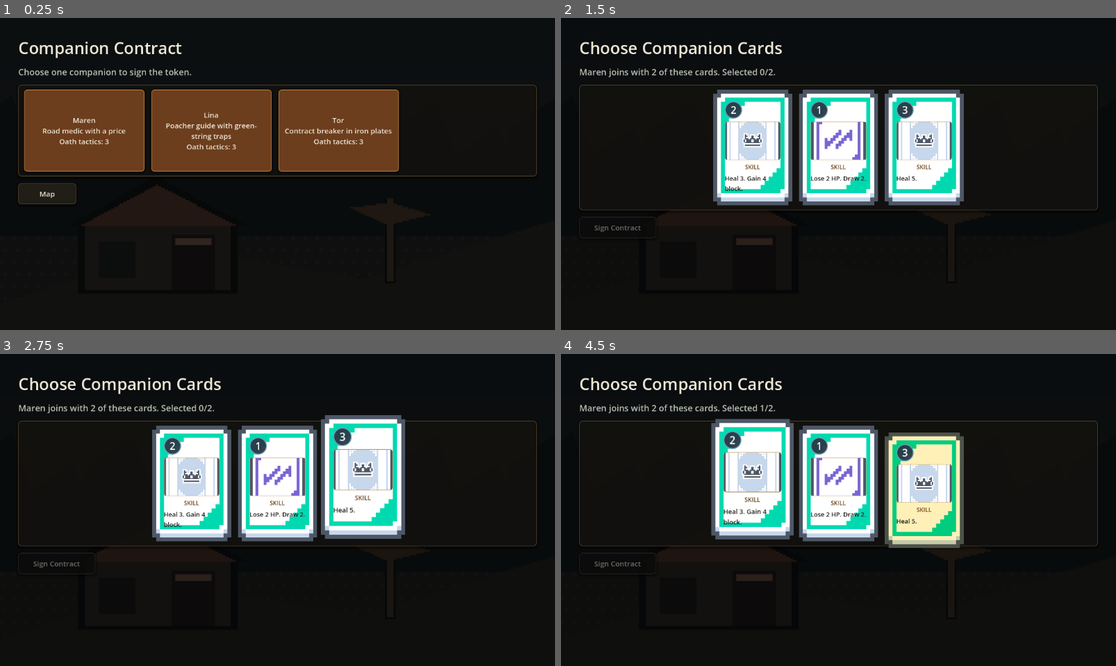
Above: before the commit, frames 1-4 (two rows, left to right).
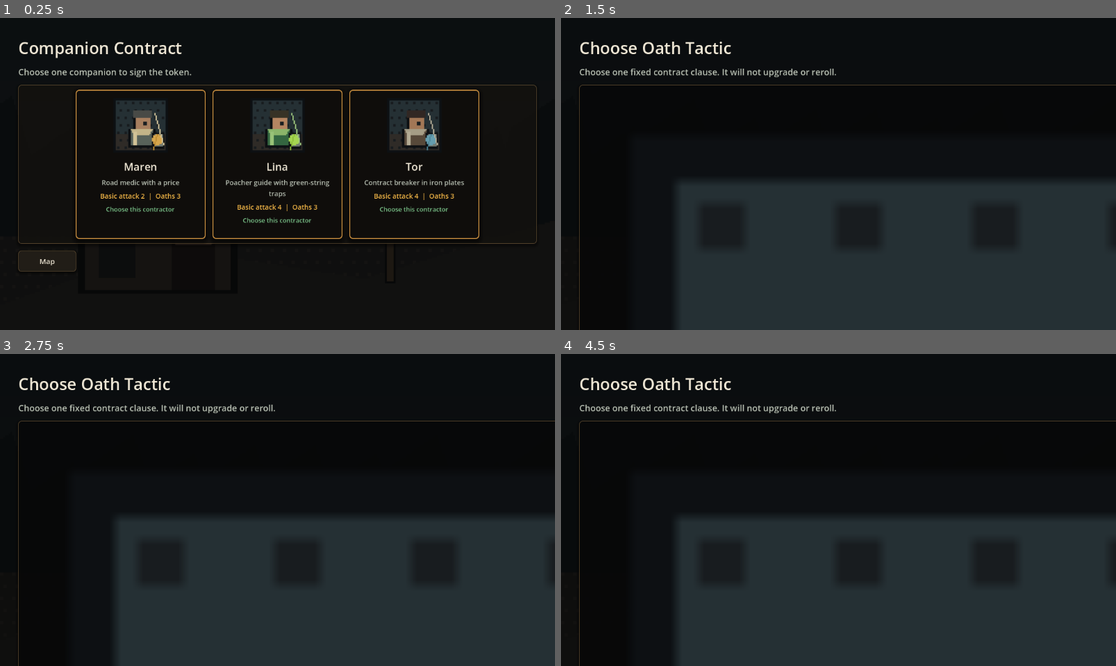
Above: after the commit, the same moments.

Repository: once0811-arch/game
Game: Godot game, scene res://scenes/companion/companion_reward_screen.tscn
Two runs of this game, one before a commit and one after it. Both use one fixed random seed, a clock stepped at 60 frames per second and the inputs below. This scene is started directly instead of the project's main scene.
Inputs (mouse positions are in pixels of both pictures, inside the frame that each line leads up to):
- Up to frame 1 (0.25 s): no input
- Up to frame 2 (1.5 s): click (644, 130) at 0.5 s, where only the run before the commit has a clickable "Maren Road medic with a price…"; click (838, 105) at 1.25 s, where only the run before the commit has a clickable "Measured Care Healing cards a…"
- Up to frame 3 (2.75 s): tap Enter at 2 s; drag from (194, 485) to (333, 441) at 2.02 s
- Up to frame 4 (4.5 s): drag from (838, 485) to (810, 572) at 2.77 s; tap Space at 3.5 s; move the mouse to (921, 485) at 3.52 s; click (921, 485) at 3.67 s; tap Enter at 4.25 s; drag from (810, 572) to (672, 463) at 4.27 s

The runs differ from the first frame. In frame 1, 21% of the frame differs, in the area x 3-97%, y 22-82%; in frame 2, 48%; in frame 3, 49%, in the area x 3-100%, y 7-100%; in frame 4, 48%.

Commit message:
Improve demo slice readability and variety

Diff:
--- a/SourceCode/data/cards/protagonist_cards.json
+++ b/SourceCode/data/cards/protagonist_cards.json
@@ -55,6 +55,26 @@
       "effects": [{"type": "damage", "amount": 12}]
     },
     {
+      "id": "p_clean_cut",
+      "name": "Clean Cut",
+      "type": "attack",
+      "rarity": "common",
+      "cost": 1,
+      "asset_id": "card_motif_attack_sword",
+      "rules_text": "Deal 8 damage.",
+      "effects": [{"type": "damage", "amount": 8}]
+    },
+    {
+      "id": "p_wide_swing",
+      "name": "Wide Swing",
+      "type": "attack",
+      "rarity": "common",
+      "cost": 2,
+      "asset_id": "card_motif_attack_sword",
+      "rules_text": "Deal 6 damage to all enemies.",
+      "effects": [{"type": "damage_all", "amount": 6}]
+    },
+    {
       "id": "p_brace",
       "name": "Brace",
       "type": "skill",
@@ -65,6 +85,16 @@
       "effects": [{"type": "block", "amount": 10}]
     },
     {
+      "id": "p_quick_step",
+      "name": "Quick Step",
+      "type": "skill",
+      "rarity": "common",
+      "cost": 1,
+      "asset_id": "card_motif_skill_guard",
+      "rules_text": "Gain 5 block. Draw 1.",
+      "effects": [{"type": "block", "amount": 5}, {"type": "draw", "amount": 1}]
+    },
+    {
       "id": "p_contract_mark",
       "name": "Contract Mark",
       "type": "skill",
@@ -75,6 +105,16 @@
       "effects": [{"type": "tactical_mark", "amount": 2}]
     },
     {
+      "id": "p_marked_riposte",
+      "name": "Marked Riposte",
+      "type": "skill",
+      "rarity": "common",
+      "cost": 1,
+      "asset_id": "card_motif_skill_guard",
+      "rules_text": "Gain 4 block. Apply 1 Tactical Mark.",
+      "effects": [{"type": "block", "amount": 4}, {"type": "tactical_mark", "amount": 1}]
+    },
+    {
       "id": "p_road_cleave",
       "name": "Road Cleave",
       "type": "attack",
@@ -85,6 +125,36 @@
       "effects": [{"type": "damage", "amount": 18}]
     },
     {
+      "id": "p_shield_line",
+      "name": "Shield Line",
+      "type": "skill",
+      "rarity": "uncommon",
+      "cost": 2,
+      "asset_id": "card_motif_skill_guard",
+      "rules_text": "Gain 14 block.",
+      "effects": [{"type": "block", "amount": 14}]
+    },
+    {
+      "id": "p_field_medicine",
+      "name": "Field Medicine",
+      "type": "skill",
+      "rarity": "uncommon",
+      "cost": 2,
+      "asset_id": "card_motif_skill_guard",
+      "rules_text": "Heal 2. Gain 6 block.",
+      "effects": [{"type": "heal", "amount": 2}, {"type": "block", "amount": 6}]
+    },
+    {
+      "id": "p_sweeping_order",
+      "name": "Sweeping Order",
+      "type": "attack",
+      "rarity": "uncommon",
+      "cost": 3,
+      "asset_id": "card_motif_attack_sword",
+      "rules_text": "Deal 8 damage to all enemies. Apply 1 Tactical Mark.",
+      "effects": [{"type": "damage_all", "amount": 8}, {"type": "tactical_mark", "amount": 1}]
+    },
+    {
       "id": "p_risk_advance",
       "name": "Risk Advance",
       "type": "skill",
@@ -113,6 +183,16 @@
       "asset_id": "card_motif_attack_sword",
       "rules_text": "Deal 14 damage. Draw 1.",
       "effects": [{"type": "damage", "amount": 14}, {"type": "draw", "amount": 1}]
+    },
+    {
+      "id": "p_desperate_stand",
+      "name": "Desperate Stand",
+      "type": "skill",
+      "rarity": "rare",
+      "cost": 3,
+      "asset_id": "card_motif_skill_guard",
+      "rules_text": "Gain 18 block. Heal 2.",
+      "effects": [{"type": "block", "amount": 18}, {"type": "heal", "amount": 2}]
     },
     {
       "id": "p_oath_focus",
--- a/SourceCode/data/enemies/enemies_act1.json
+++ b/SourceCode/data/enemies/enemies_act1.json
@@ -34,7 +34,7 @@
       "background_id": "bg_battle_act1_outpost",
       "intents": [
         {"type": "block", "block": 6, "label": "Seal Notes"},
-        {"type": "attack", "damage": 7, "label": "Glass Stylus"},
+        {"type": "healing_down", "percent": 50, "turns": 2, "label": "Black Formula"},
         {"type": "attack", "damage": 9, "label": "Bad Formula"}
       ]
     },
--- a/SourceCode/scripts/combat/combat_screen.gd
+++ b/SourceCode/scripts/combat/combat_screen.gd
@@ -14,13 +14,14 @@
 
 var player_label: Label
 var pile_label: Label
-var companion_label: Label
+var companion_box: HBoxContainer
 var hand_area: Control
 var enemy_box: HBoxContainer
 var log_label: Label
 var end_turn_button: Button
 var claim_reward_button: Button
 var enemy_controls: Array[Control] = []
+var feedback_layer: Control
 var selected_target_index := 0
 var selected_card_index := -1
 var dragging_card_index := -1
@@ -49,6 +50,12 @@
 	target_arc.begin_cap_mode = Line2D.LINE_CAP_ROUND
 	target_arc.end_cap_mode = Line2D.LINE_CAP_ROUND
 	add_child(target_arc)
+
+	feedback_layer = Control.new()
+	feedback_layer.set_anchors_preset(Control.PRESET_FULL_RECT)
+	feedback_layer.mouse_filter = Control.MOUSE_FILTER_IGNORE
+	feedback_layer.z_index = 90
+	add_child(feedback_layer)
 
 	var header := HBoxContainer.new()
 	header.add_theme_constant_override("separation", 12)
@@ -90,8 +97,9 @@
 	pile_label = UIStyleScript.label("", 15, UIStyleScript.MUTED)
 	stage_box.add_child(pile_label)
 
-	companion_label = UIStyleScript.label("", 15, UIStyleScript.GREEN)
-	stage_box.add_child(companion_label)
+	companion_box = HBoxContainer.new()
+	companion_box.add_theme_constant_override("separation", 8)
+	stage_box.add_child(companion_box)
 
 	enemy_box = HBoxContainer.new()
 	enemy_box.size_flags_horizontal = Control.SIZE_EXPAND_FILL
@@ -599,19 +607,135 @@
 func _append_logs(messages: Array[String]) -> void:
 	for message in messages:
 		log_lines.append(message)
+		_show_feedback_for_message(message)
 	while log_lines.size() > 12:
 		log_lines.pop_front()
 
 
 func _refresh_companions() -> void:
+	UIStyleScript.clear(companion_box)
 	if RunState.party.companions.is_empty():
-		companion_label.text = "Companions: none"
-		return
-	var parts: Array[String] = []
+		companion_box.add_child(UIStyleScript.label("No companions under contract.", 15, UIStyleScript.MUTED))
+		return
 	for companion in RunState.party.companions:
-		parts.append("%s / %s / %s" % [
+		companion_box.add_child(_make_companion_tile(companion))
+
+
+func _make_companion_tile(companion: Dictionary) -> PanelContainer:
+	var content := HBoxContainer.new()
+	content.mouse_filter = Control.MOUSE_FILTER_IGNORE
+	content.add_theme_constant_override("separation", 8)
+	var panel := UIStyleScript.panel(content, Vector2(0, 70), true)
+	panel.size_flags_horizontal = Control.SIZE_EXPAND_FILL
+
+	var portrait := TextureRect.new()
+	portrait.mouse_filter = Control.MOUSE_FILTER_IGNORE
+	portrait.custom_minimum_size = Vector2(48, 48)
+	portrait.expand_mode = TextureRect.EXPAND_FIT_WIDTH_PROPORTIONAL
+	portrait.stretch_mode = TextureRect.STRETCH_KEEP_ASPECT_CENTERED
+	portrait.texture = DataRegistry.get_temp_asset_texture(String(companion.get("portrait_asset_id", "")))
+	content.add_child(portrait)
+
+	var text_box := VBoxContainer.new()
+	text_box.mouse_filter = Control.MOUSE_FILTER_IGNORE
+	text_box.add_theme_constant_override("separation", 1)
+	content.add_child(text_box)
+
+	var name := UIStyleScript.label("%s  ATK %d" % [
 			String(companion.get("name", "?")),
-			String(companion.get("oath_name", "No Oath")),
-			bond_system.describe_bonuses(companion),
-		])
-	companion_label.text = "Companions: " + " | ".join(PackedStringArray(parts))
+			int(DataRegistry.get_companion(String(companion.get("id", ""))).get("base_attack", 0)),
+		], 14, UIStyleScript.TEXT)
+	name.mouse_filter = Control.MOUSE_FILTER_IGNORE
+	text_box.add_child(name)
+
+	var oath := UIStyleScript.label(String(companion.get("oath_name", "No Oath")), 12, UIStyleScript.GOLD)
+	oath.mouse_filter = Control.MOUSE_FILTER_IGNORE
+	text_box.add_child(oath)
+
+	var bond := UIStyleScript.label(bond_system.describe_bonuses(companion), 12, UIStyleScript.GREEN)
+	bond.mouse_filter = Control.MOUSE_FILTER_IGNORE
+	text_box.add_child(bond)
+	return panel
+
+
+func _show_feedback_for_message(message: String) -> void:
+	var lowered := message.to_lower()
+	if lowered.find("oath") >= 0:
+		_show_battle_toast("OATH", message, UIStyleScript.GOLD, "fx_oath_token_glint")
+	elif lowered.find("kyle wager") >= 0:
+		_show_battle_toast("WAGER", message, UIStyleScript.GREEN, "fx_gold_spark")
+	elif lowered.find("bond") >= 0:
+		_show_battle_toast("BOND", message, UIStyleScript.GREEN, "fx_oath_token_glint")
+	elif lowered == "victory.":
+		_show_battle_toast("VICTORY", "Contract fulfilled.", UIStyleScript.GREEN, "fx_gold_spark")
+	elif lowered == "defeat.":
+		_show_battle_toast("DEFEAT", "The road claims the contract.", UIStyleScript.RED, "fx_healing_down_black_crack")
+
+
+func _show_battle_toast(title: String, message: String, color: Color, asset_id: String) -> void:
+	if feedback_layer == null:
+		return
+	var content := HBoxContainer.new()
+	content.mouse_filter = Control.MOUSE_FILTER_IGNORE
+	content.add_theme_constant_override("separation", 10)
+
+	var panel := PanelContainer.new()
+	panel.mouse_filter = Control.MOUSE_FILTER_IGNORE
+	panel.z_index = 95
+	panel.custom_minimum_size = Vector2(420, 58)
+	panel.add_theme_stylebox_override("panel", _toast_style(color))
+	panel.add_child(content)
+	feedback_layer.add_child(panel)
+
+	var icon := TextureRect.new()
+	icon.mouse_filter = Control.MOUSE_FILTER_IGNORE
+	icon.custom_minimum_size = Vector2(42, 42)
+	icon.expand_mode = TextureRect.EXPAND_FIT_WIDTH_PROPORTIONAL
+	icon.stretch_mode = TextureRect.STRETCH_KEEP_ASPECT_CENTERED
+	icon.texture = DataRegistry.get_temp_asset_texture(asset_id)
+	content.add_child(icon)
+
+	var text_box := VBoxContainer.new()
+	text_box.mouse_filter = Control.MOUSE_FILTER_IGNORE
+	content.add_child(text_box)
+
+	var title_label := UIStyleScript.label(title, 15, color)
+	title_label.mouse_filter = Control.MOUSE_FILTER_IGNORE
+	text_box.add_child(title_label)
+
+	var body := UIStyleScript.label(message, 13, UIStyleScript.TEXT)
+	body.mouse_filter = Control.MOUSE_FILTER_IGNORE
+	body.clip_text = true
+	text_box.add_child(body)
+
+	var viewport_size := get_viewport_rect().size
+	panel.position = Vector2((viewport_size.x - panel.custom_minimum_size.x) * 0.5, 82)
+	panel.modulate.a = 0.0
+	var tween := create_tween().set_trans(Tween.TRANS_CUBIC).set_ease(Tween.EASE_OUT)
+	tween.tween_property(panel, "modulate:a", 1.0, 0.12)
+	tween.parallel().tween_property(panel, "position:y", 64.0, 0.18)
+	tween.tween_interval(1.05)
+	tween.tween_property(panel, "modulate:a", 0.0, 0.26)
+	tween.finished.connect(panel.queue_free)
+
+
+func _toast_style(color: Color) -> StyleBoxFlat:
+	var style := StyleBoxFlat.new()
+	style.bg_color = Color(0.035, 0.033, 0.030, 0.96)
+	style.border_color = color
+	style.border_width_left = 2
+	style.border_width_top = 2
+	style.border_width_right = 2
+	style.border_width_bottom = 2
+	style.corner_radius_top_left = 6
+	style.corner_radius_top_right = 6
+	style.corner_radius_bottom_left = 6
+	style.corner_radius_bottom_right = 6
+	style.shadow_color = Color(0, 0, 0, 0.58)
+	style.shadow_size = 10
+	style.shadow_offset = Vector2(0, 4)
+	style.content_margin_left = 12
+	style.content_margin_top = 8
+	style.content_margin_right = 12
+	style.content_margin_bottom = 8
+	return style
--- a/SourceCode/scripts/companion/companion_reward_screen.gd
+++ b/SourceCode/scripts/companion/companion_reward_screen.gd
@@ -30,7 +30,8 @@
 
 	option_box = HBoxContainer.new()
 	option_box.add_theme_constant_override("separation", 14)
-	var option_panel := UIStyleScript.panel(option_box, Vector2(0, 190))
+	option_box.alignment = BoxContainer.ALIGNMENT_CENTER
+	var option_panel := UIStyleScript.panel(option_box, Vector2(0, 330))
 	layout.add_child(option_panel)
 
 	var actions := HBoxContainer.new()
@@ -59,20 +60,60 @@
 		option_box.add_child(continue_button)
 		return
 	for companion in options:
-		option_box.add_child(_make_companion_button(companion))
+		option_box.add_child(_make_companion_card(companion))
 
 
-func _make_companion_button(companion: Dictionary) -> Button:
-	var button := Button.new()
-	button.custom_minimum_size = Vector2(250, 160)
-	button.text = "%s\n%s\nOath tactics: %d" % [
-		String(companion.get("name", "?")),
-		String(companion.get("role", "")),
+func _make_companion_card(companion: Dictionary) -> PanelContainer:
+	var companion_id := String(companion.get("id", ""))
+	var content := VBoxContainer.new()
+	content.mouse_filter = Control.MOUSE_FILTER_IGNORE
+	content.add_theme_constant_override("separation", 8)
+
+	var panel := PanelContainer.new()
+	panel.custom_minimum_size = Vector2(270, 300)
+	panel.mouse_default_cursor_shape = Control.CURSOR_POINTING_HAND
+	panel.add_theme_stylebox_override("panel", _contract_panel_style(UIStyleScript.BORDER_BRIGHT))
+	panel.gui_input.connect(_on_companion_card_input.bind(companion_id))
+	panel.add_child(content)
+
+	var portrait := TextureRect.new()
+	portrait.mouse_filter = Control.MOUSE_FILTER_IGNORE
+	portrait.custom_minimum_size = Vector2(0, 124)
+	portrait.expand_mode = TextureRect.EXPAND_FIT_WIDTH_PROPORTIONAL
+	portrait.stretch_mode = TextureRect.STRETCH_KEEP_ASPECT_CENTERED
+	portrait.texture = DataRegistry.get_temp_asset_texture(String(companion.get("portrait_asset_id", "")))
+	content.add_child(portrait)
+
+	var name := UIStyleScript.label(String(companion.get("name", "?")), 22, UIStyleScript.TEXT)
+	name.mouse_filter = Control.MOUSE_FILTER_IGNORE
+	name.horizontal_alignment = HORIZONTAL_ALIGNMENT_CENTER
+	content.add_child(name)
+
+	var role := UIStyleScript.label(String(companion.get("role", "")), 14, UIStyleScript.MUTED)
+	role.mouse_filter = Control.MOUSE_FILTER_IGNORE
+	role.horizontal_alignment = HORIZONTAL_ALIGNMENT_CENTER
+	content.add_child(role)
+
+	var stats := UIStyleScript.label("Basic attack %d  |  Oaths %d" % [
+		int(companion.get("base_attack", 0)),
 		Array(companion.get("oath_tactics", [])).size(),
-	]
-	UIStyleScript.style_card_button(button, "primary")
-	button.pressed.connect(_on_companion_pressed.bind(String(companion.get("id", ""))))
-	return button
+	], 14, UIStyleScript.GOLD)
+	stats.mouse_filter = Control.MOUSE_FILTER_IGNORE
+	stats.horizontal_alignment = HORIZONTAL_ALIGNMENT_CENTER
+	content.add_child(stats)
+
+	var hint := UIStyleScript.label("Choose this contractor", 13, UIStyleScript.GREEN)
+	hint.mouse_filter = Control.MOUSE_FILTER_IGNORE
+	hint.horizontal_alignment = HORIZONTAL_ALIGNMENT_CENTER
+	content.add_child(hint)
+	return panel
+
+
+func _on_companion_card_input(event: InputEvent, companion_id: String) -> void:
+	if event is InputEventMouseButton:
+		var mouse_event := event as InputEventMouseButton
+		if mouse_event.button_index == MOUSE_BUTTON_LEFT and mouse_event.pressed:
+			_on_companion_pressed(companion_id)
 
 
 func _on_companion_pressed(companion_id: String) -> void:
@@ -83,3 +124,25 @@
 func _on_continue_without_recruitment() -> void:
 	CompanionManager.complete_without_recruitment()
 	SceneRouter.go_to_map()
+
+
+func _contract_panel_style(border: Color) -> StyleBoxFlat:
+	var style := StyleBoxFlat.new()
+	style.bg_color = Color(0.060, 0.054, 0.045, 0.96)
+	style.border_color = border
+	style.border_width_left = 2
+	style.border_width_top = 2
+	style.border_width_right = 2
+	style.border_width_bottom = 2
+	style.corner_radius_top_left = 7
+	style.corner_radius_top_right = 7
+	style.corner_radius_bottom_left = 7
+	style.corner_radius_bottom_right = 7
+	style.shadow_color = Color(0, 0, 0, 0.48)
+	style.shadow_size = 9
+	style.shadow_offset = Vector2(0, 4)
+	style.content_margin_left = 14
+	style.content_margin_top = 12
+	style.content_margin_right = 14
+	style.content_margin_bottom = 12
+	return style
--- a/SourceCode/scripts/companion/oath_tactic_select_screen.gd
+++ b/SourceCode/scripts/companion/oath_tactic_select_screen.gd
@@ -3,6 +3,7 @@
 const UIStyleScript := preload("res://scripts/ui/ui_style.gd")
 
 var status_label: Label
+var companion_header: HBoxContainer
 var option_box: VBoxContainer
 
 
@@ -25,6 +26,10 @@
 	status_label = UIStyleScript.label("", 18, UIStyleScript.MUTED)
 	layout.add_child(status_label)
 
+	companion_header = HBoxContainer.new()
+	companion_header.add_theme_constant_override("separation", 12)
+	layout.add_child(UIStyleScript.panel(companion_header, Vector2(0, 112), true))
+
 	option_box = VBoxContainer.new()
 	option_box.add_theme_constant_override("separation", 12)
 	layout.add_child(option_box)
@@ -35,21 +40,93 @@
 	if companion.is_empty():
 		status_label.text = "No companion selected."
 		return
-	status_label.text = "%s offers three oath tactics. Choose one; it will not upgrade." % String(companion.get("name", "Companion"))
+	status_label.text = "Choose one fixed contract clause. It will not upgrade or reroll."
+	_populate_companion_header(companion)
 	for oath in companion.get("oath_tactics", []):
 		if typeof(oath) == TYPE_DICTIONARY:
-			option_box.add_child(_make_oath_button(oath))
+			option_box.add_child(_make_oath_card(oath))
 
 
-func _make_oath_button(oath: Dictionary) -> Button:
-	var button := Button.new()
-	button.custom_minimum_size = Vector2(0, 86)
-	button.text = "%s\n%s" % [String(oath.get("name", "?")), String(oath.get("rules_text", ""))]
-	UIStyleScript.style_card_button(button, "primary")
-	button.pressed.connect(_on_oath_pressed.bind(String(oath.get("id", ""))))
-	return button
+func _populate_companion_header(companion: Dictionary) -> void:
+	UIStyleScript.clear(companion_header)
+	var portrait := TextureRect.new()
+	portrait.mouse_filter = Control.MOUSE_FILTER_IGNORE
+	portrait.custom_minimum_size = Vector2(82, 82)
+	portrait.expand_mode = TextureRect.EXPAND_FIT_WIDTH_PROPORTIONAL
+	portrait.stretch_mode = TextureRect.STRETCH_KEEP_ASPECT_CENTERED
+	portrait.texture = DataRegistry.get_temp_asset_texture(String(companion.get("portrait_asset_id", "")))
+	companion_header.add_child(portrait)
+
+	var text_box := VBoxContainer.new()
+	text_box.mouse_filter = Control.MOUSE_FILTER_IGNORE
+	text_box.add_theme_constant_override("separation", 3)
+	companion_header.add_child(text_box)
+
+	var name := UIStyleScript.label("%s signs by blood." % String(companion.get("name", "Companion")), 22)
+	name.mouse_filter = Control.MOUSE_FILTER_IGNORE
+	text_box.add_child(name)
+
+	var role := UIStyleScript.label(String(companion.get("role", "")), 15, UIStyleScript.MUTED)
+	role.mouse_filter = Control.MOUSE_FILTER_IGNORE
+	text_box.add_child(role)
+
+	var stat := UIStyleScript.label("Basic attack %d. Pick exactly one oath tactic for this run." % int(companion.get("base_attack", 0)), 14, UIStyleScript.GOLD)
+	stat.mouse_filter = Control.MOUSE_FILTER_IGNORE
+	text_box.add_child(stat)
+
+
+func _make_oath_card(oath: Dictionary) -> PanelContainer:
+	var oath_id := String(oath.get("id", ""))
+	var content := VBoxContainer.new()
+	content.mouse_filter = Control.MOUSE_FILTER_IGNORE
+	content.add_theme_constant_override("separation", 5)
+
+	var panel := PanelContainer.new()
+	panel.custom_minimum_size = Vector2(0, 92)
+	panel.mouse_default_cursor_shape = Control.CURSOR_POINTING_HAND
+	panel.add_theme_stylebox_override("panel", _oath_panel_style())
+	panel.gui_input.connect(_on_oath_card_input.bind(oath_id))
+	panel.add_child(content)
+
+	var title := UIStyleScript.label(String(oath.get("name", "?")), 20, UIStyleScript.GOLD)
+	title.mouse_filter = Control.MOUSE_FILTER_IGNORE
+	content.add_child(title)
+
+	var rules := UIStyleScript.label(String(oath.get("rules_text", "")), 15, UIStyleScript.TEXT)
+	rules.mouse_filter = Control.MOUSE_FILTER_IGNORE
+	content.add_child(rules)
+	return panel
+
+
+func _on_oath_card_input(event: InputEvent, oath_id: String) -> void:
+	if event is InputEventMouseButton:
+		var mouse_event := event as InputEventMouseButton
+		if mouse_event.button_index == MOUSE_BUTTON_LEFT and mouse_event.pressed:
+			_on_oath_pressed(oath_id)
 
 
 func _on_oath_pressed(oath_id: String) -> void:
 	CompanionManager.select_oath(oath_id)
 	SceneRouter.open_companion_card_select()
+
+
+func _oath_panel_style() -> StyleBoxFlat:
+	var style := StyleBoxFlat.new()
+	style.bg_color = Color(0.068, 0.058, 0.046, 0.96)
+	style.border_color = UIStyleScript.BORDER_BRIGHT
+	style.border_width_left = 2
+	style.border_width_top = 2
+	style.border_width_right = 2
+	style.border_width_bottom = 2
+	style.corner_radius_top_left = 6
+	style.corner_radius_top_right = 6
+	style.corner_radius_bottom_left = 6
+	style.corner_radius_bottom_right = 6
+	style.shadow_color = Color(0, 0, 0, 0.42)
+	style.shadow_size = 7
+	style.shadow_offset = Vector2(0, 3)
+	style.content_margin_left = 14
+	style.content_margin_top = 10
+	style.content_margin_right = 14
+	style.content_margin_bottom = 10
+	return style
Not shown, changed: docs/art_director_game_design_brief.md
Not shown, added: docs/demo_vertical_slice_phase_plan.md
Not shown, changed: docs/godot_deckbuilder_master_spec.md
Not shown, changed: docs/godot_deckbuilder_spec/02_systems_spec.md
Not shown, changed: docs/godot_deckbuilder_spec/06_cards_equipment_balance.md
Not shown, changed: docs/implementation_design_alignment_audit.md
Not shown, changed: docs/playtest_balance_notes.md
Not shown, changed: docs/ui_playability_pass_report.md
